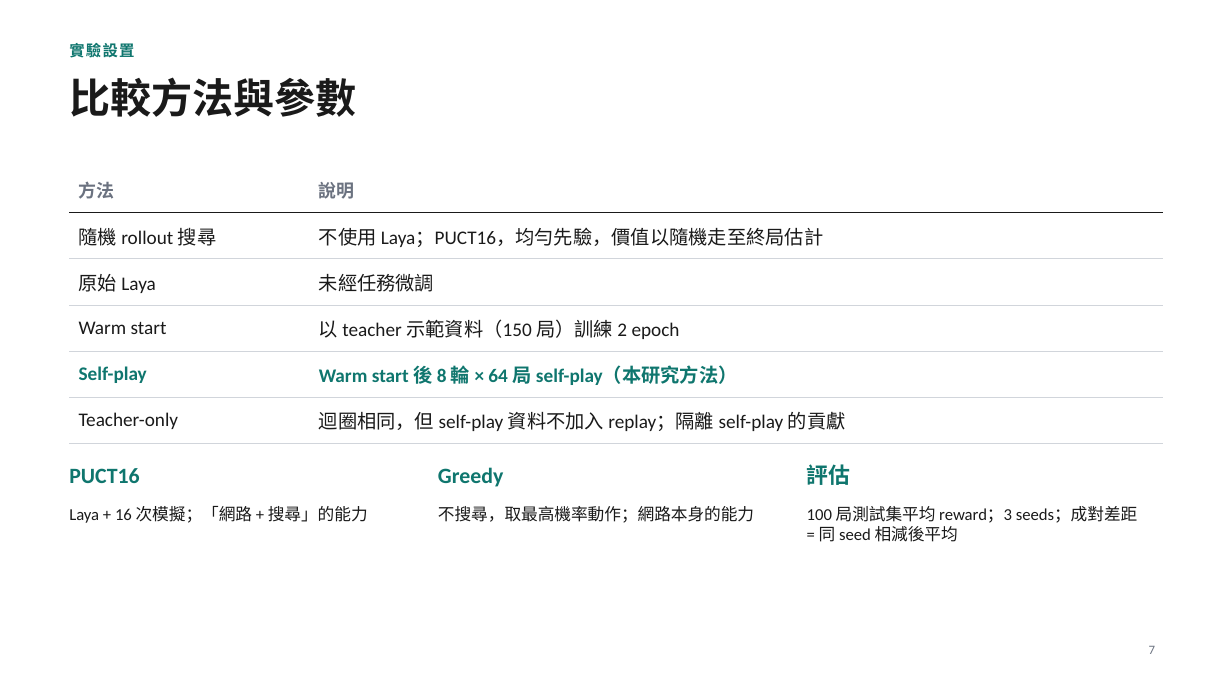
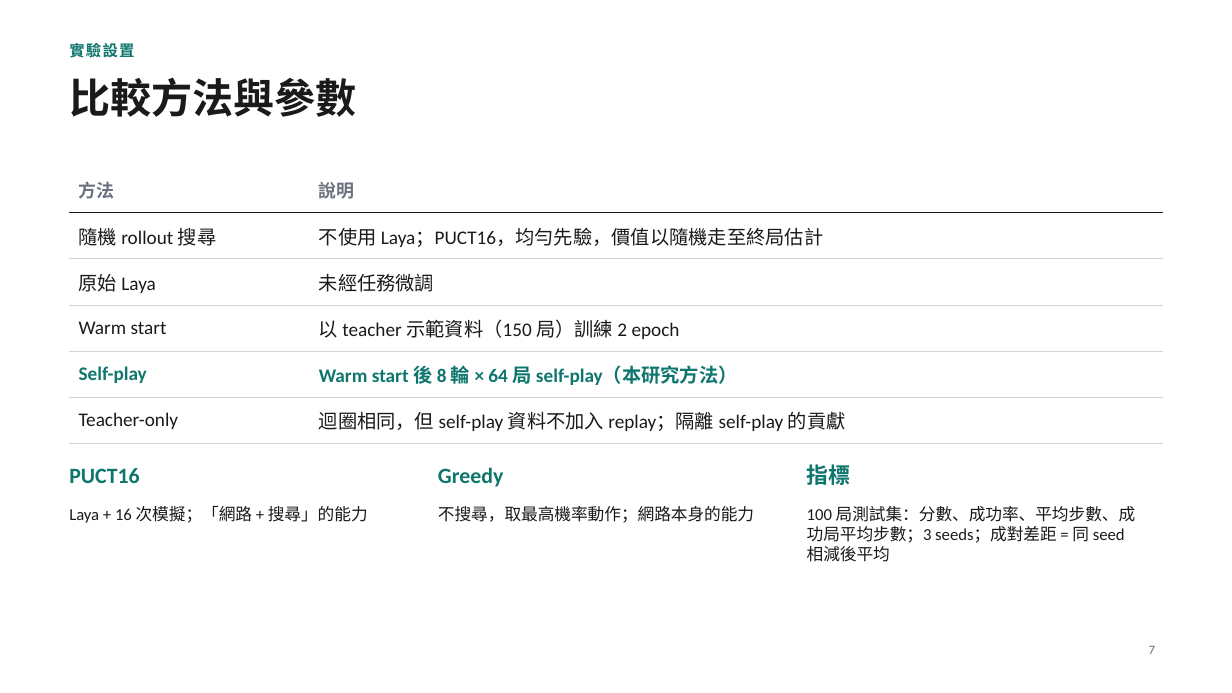
Before and after one commit to kthfan/mcts_laya, a slide deck: slide 7 of docs/project_slides_short.pptx. Drawn at 1232x693 pixels with LibreOffice and Linux fonts; fonts in the diff are those of the drawing. Boxes give left, top, right and bottom in pixels: in the first picture for what was removed or moved away, otherwise in the second. Text is boxed around its words. In the diff, an @@ line names an element or a change of style, - is before the commit and + after.

```diff
--- a/docs/project_slides_short.pptx
+++ b/docs/project_slides_short.pptx
@@ text at (807,464,851,485): text changed @@
-評估
+指標
@@ text at (807,506,1136,562): text changed @@
-100 局測試集平均 reward；3 seeds；成對差距 = 同 seed 相減後平均
+100 局測試集：分數、成功率、平均步數、成功局平均步數；3 seeds；成對差距 = 同 seed 相減後平均
```
Also in this commit, not shown: 3 other slides changed, 3 slides added.
